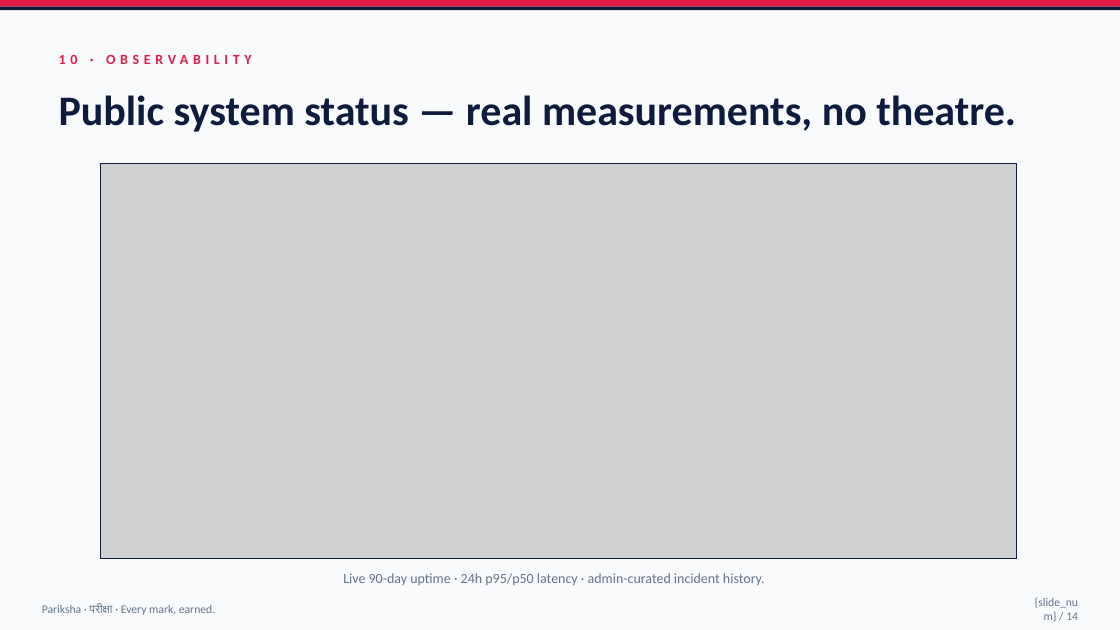
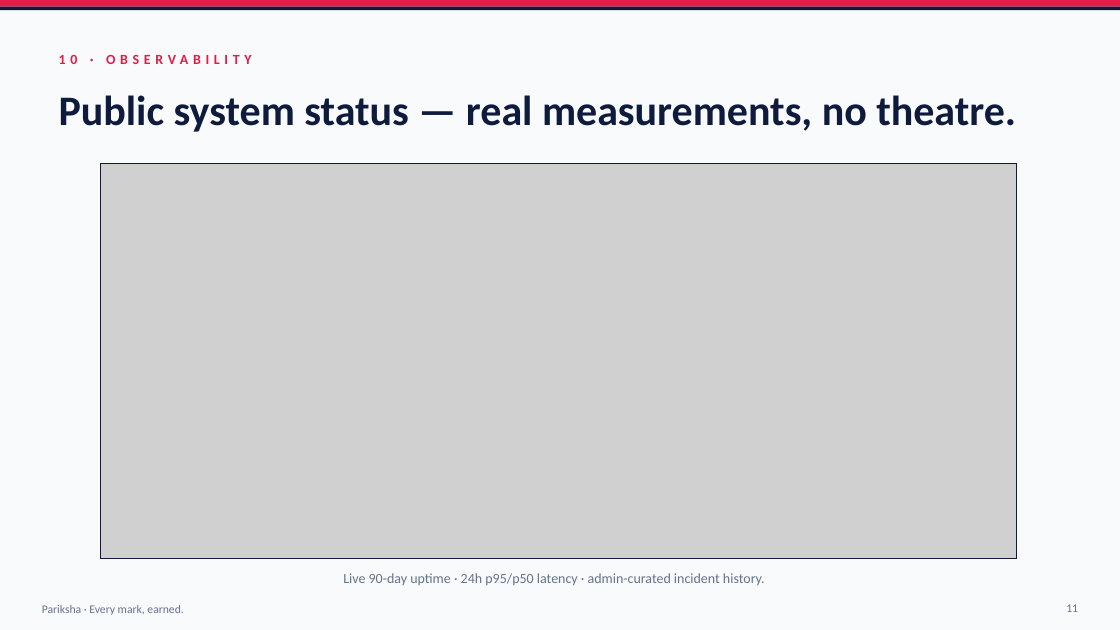
Before and after one commit to Ketanrawat2004/pariksha-platform, a slide deck: slide 11 of public/pariksha-far-away-hackathon.pptx. Drawn at 1120x630 pixels with LibreOffice and Linux fonts; fonts in the diff are those of the drawing; grey boxes stand for pictures. Boxes give left, top, right and bottom in pixels: in the first picture for what was removed or moved away, otherwise in the second. Text is boxed around its words. In the diff, an @@ line names an element or a change of style, - is before the commit and + after.

```diff
--- a/public/pariksha-far-away-hackathon.pptx
+++ b/public/pariksha-far-away-hackathon.pptx
@@ text removed at [1035, 597, 1078, 620] @@
-{slide_num} / 14
@@ text at [42, 605, 183, 615]: text changed @@
-Pariksha · परीक्षा · Every mark, earned.
+Pariksha · Every mark, earned.
@@ page number added at [1066, 604, 1078, 612], 10 pt, text #64748B @@
+11
```
Also in this commit, not shown: 13 other slides changed.
